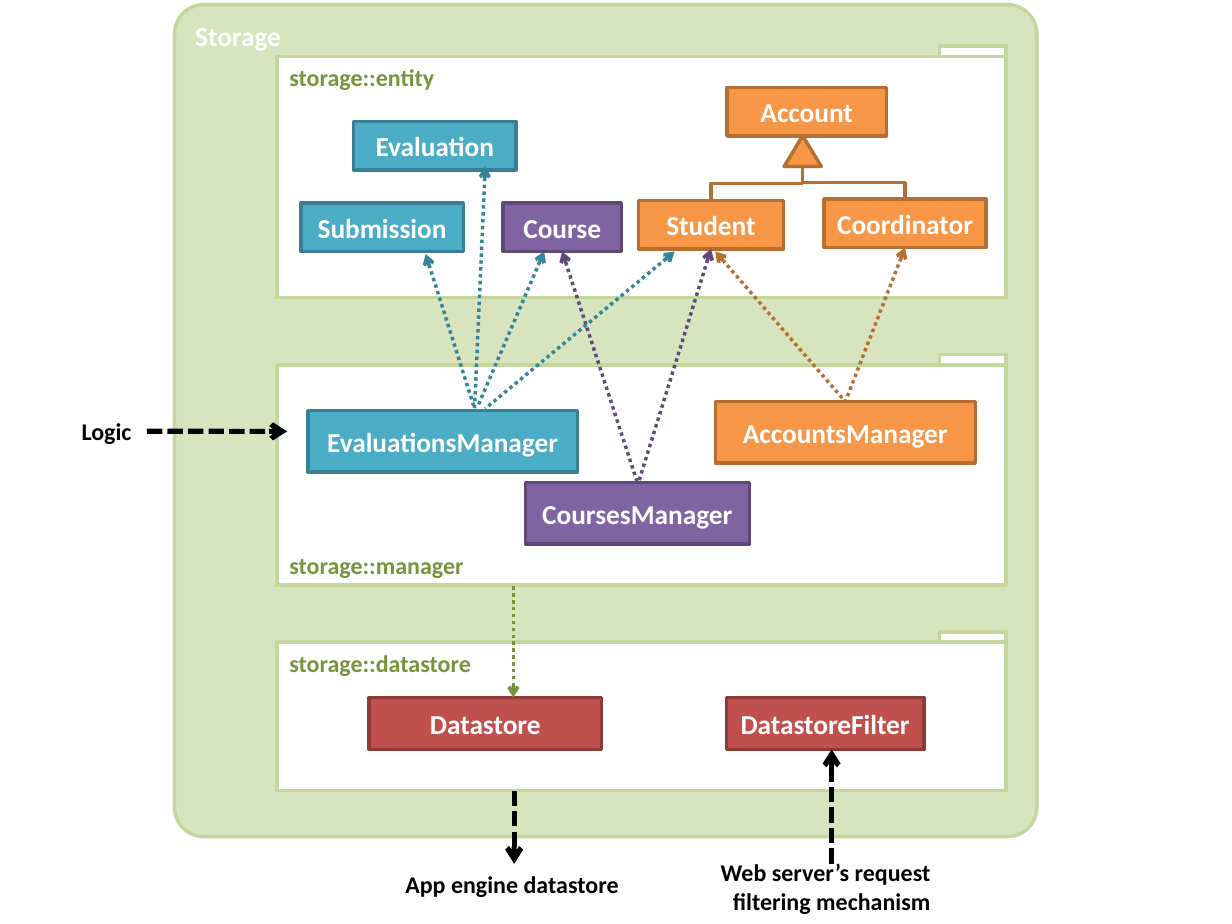
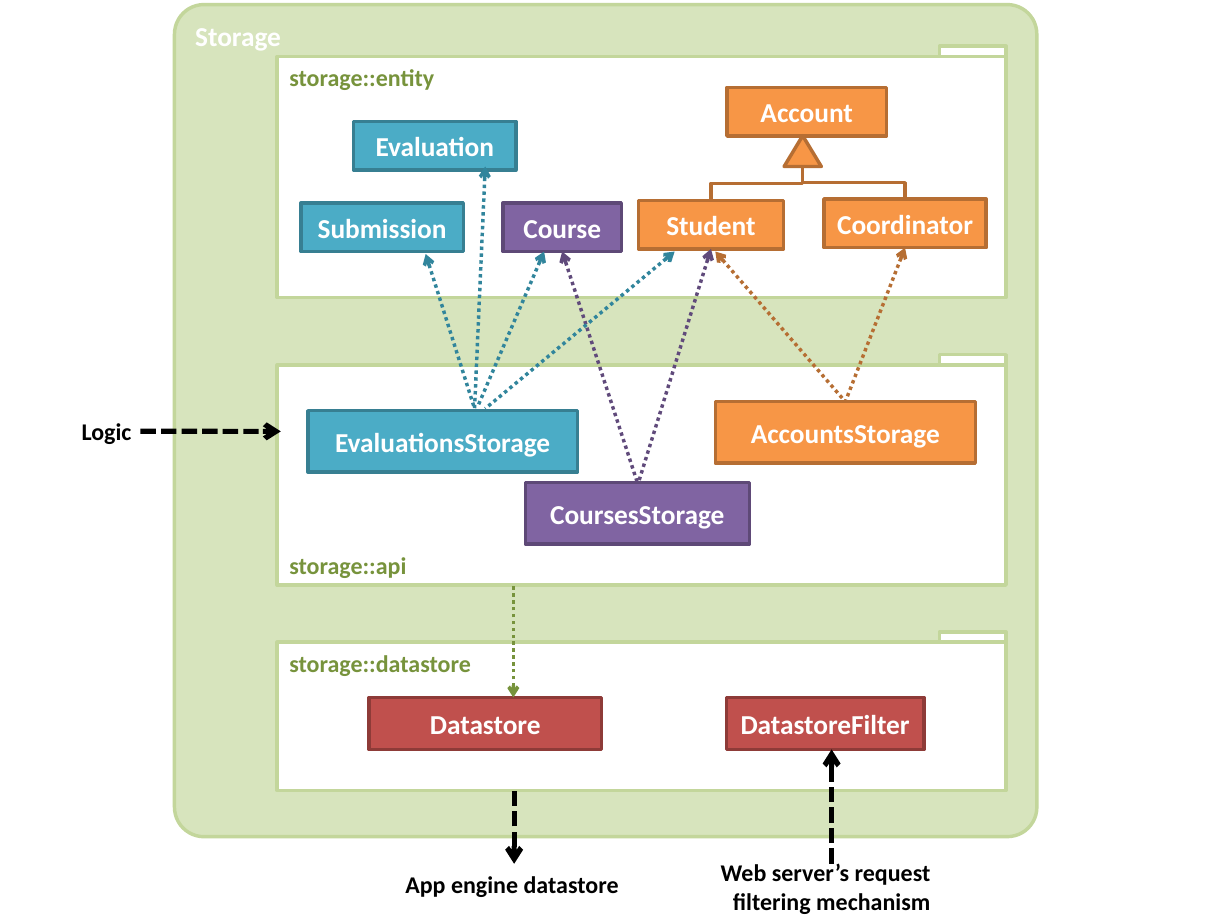
Before and after one commit to TEAMMATES/teammates, a slide deck: slide 1 of doc/diagrams/StorageComponent.pptx. Drawn at 1232x924 pixels with LibreOffice and Linux fonts; fonts in the diff are those of the drawing. Boxes give left, top, right and bottom in pixels: in the first picture for what was removed or moved away, otherwise in the second. Text is boxed around its words. In the diff, an @@ line names an element or a change of style, - is before the commit and + after.

Commit message:
renamed storage::manager to storage::api and *Manager.java to *Storage.java
--HG--
rename : src/main/java/teammates/storage/manager/AccountsManager.java => src/main/java/teammates/storage/api/AccountsStorage.java
rename : src/main/java/teammates/storage/manager/CoursesManager.java => src/main/java/teammates/storage/api/CoursesStorage.java
rename : src/main/java/teammates/storage/manager/EvaluationsManager.java => src/main/java/teammates/storage/api/EvaluationsStorage.java

```diff
--- a/doc/diagrams/StorageComponent.pptx
+++ b/doc/diagrams/StorageComponent.pptx
@@ arrow moved from (147, 431) - (287, 431) to (140, 431) - (281, 431) @@
@@ text in rectangle at (335,433,550,457): text changed @@
-EvaluationsManager
+EvaluationsStorage
@@ text in rectangle at (751,425,940,448): text changed @@
-AccountsManager
+AccountsStorage
@@ text in rectangle at (550,506,724,529): text changed @@
-CoursesManager
+CoursesStorage
@@ text in rectangle at (289,557,406,578): text changed @@
-storage::manager
+storage::api
```
Also in this commit, not shown: 11 other files.
